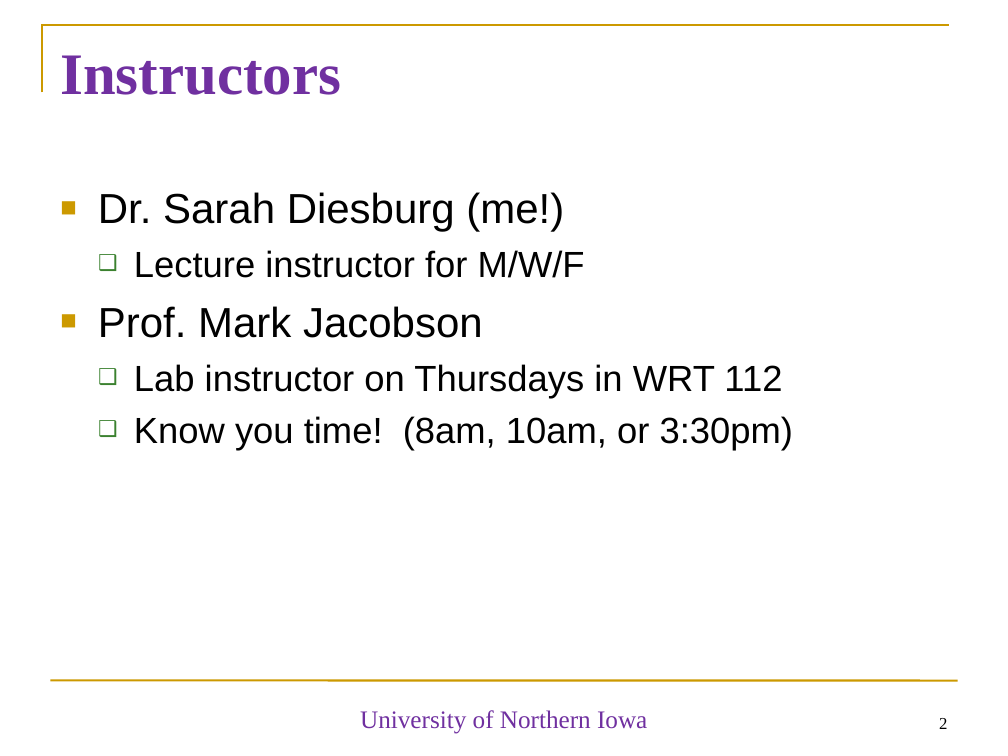
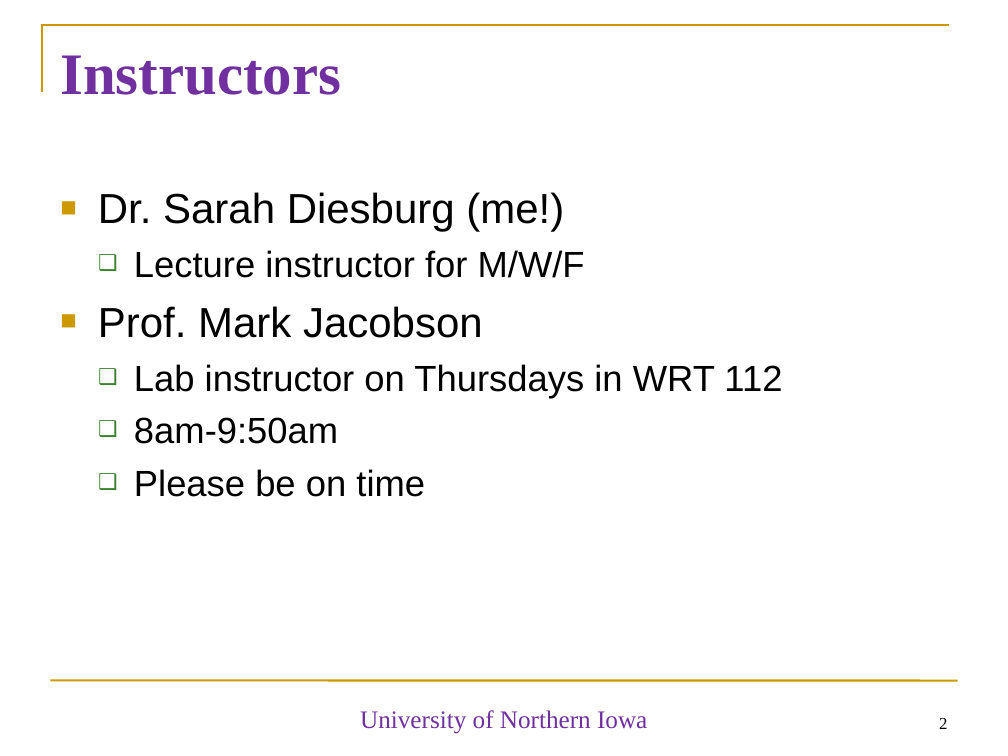
Before and after one commit to diesburg/cs1510_sp25, a slide deck: slide 2 of sessions/intro/intro.ppt. Drawn at 1008x756 pixels with LibreOffice and Linux fonts; fonts in the diff are those of the drawing. Boxes give left, top, right and bottom in pixels: in the first picture for what was removed or moved away, otherwise in the second. Text is boxed around its words. In the diff, an @@ line names an element or a change of style, - is before the commit and + after.

```diff
--- a/sessions/intro/intro.ppt
+++ b/sessions/intro/intro.ppt
@@ text at box(134, 417, 425, 497): text changed @@
-  ❑ Know you time! (8am, 10am, or 3:30pm)
+  ❑ 8am-9:50am
+  ❑ Please be on time
```
Also in this commit, not shown: 1 other slide changed.
